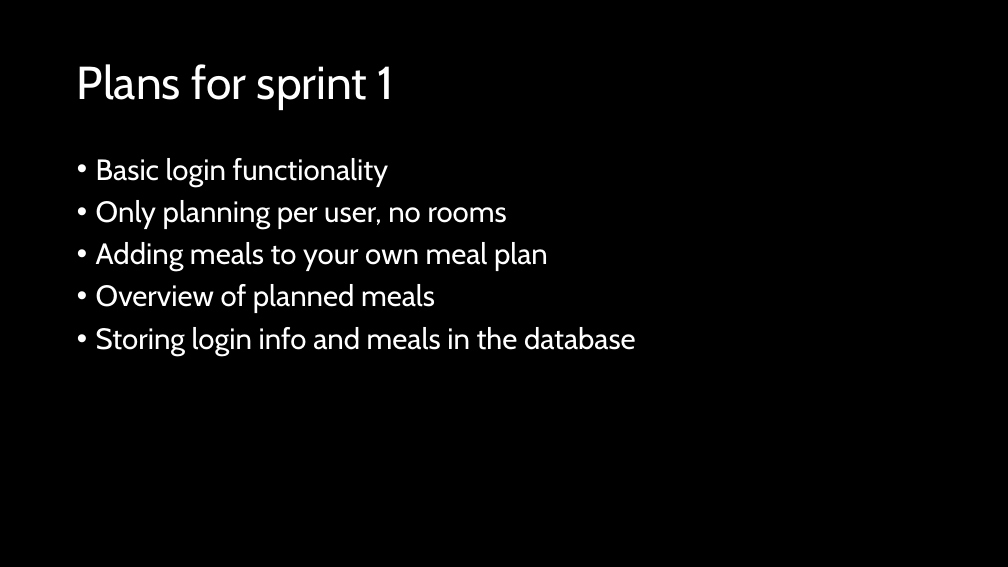
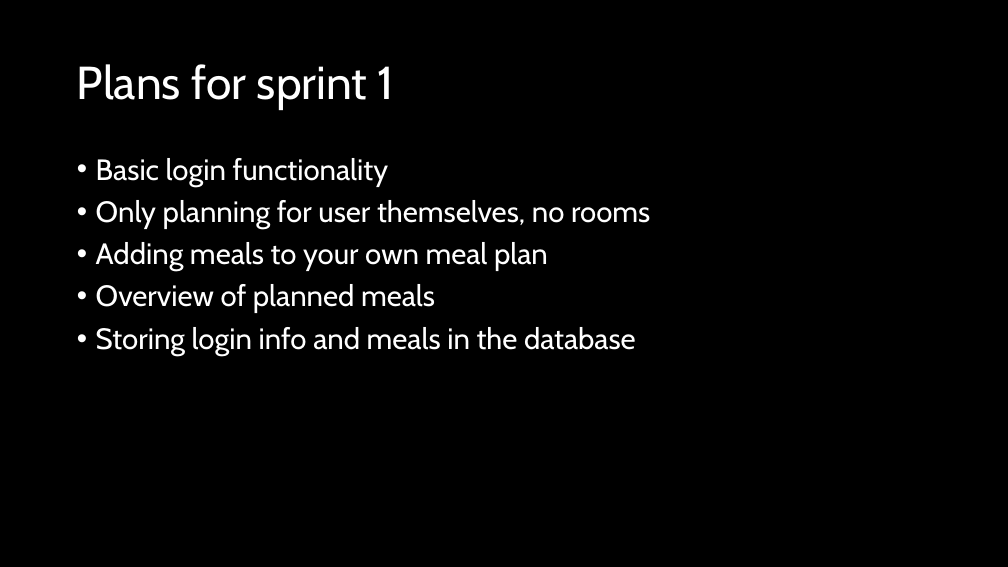
Before and after one commit to vikipernkopf/room-food, a slide deck: slide 3 of docs/presentation.pptx. Drawn at 1008x567 pixels with LibreOffice and Linux fonts; fonts in the diff are those of the drawing. Boxes give left, top, right and bottom in pixels: in the first picture for what was removed or moved away, otherwise in the second. Text is boxed around its words. In the diff, an @@ line names an element or a change of style, - is before the commit and + after.

```diff
--- a/docs/presentation.pptx
+++ b/docs/presentation.pptx
@@ text at [96, 200, 650, 229]: text changed @@
-• Only planning per user, no rooms
+• Only planning for user themselves, no rooms
```
Also in this commit, not shown: 1 other slide changed, 1 other file.
